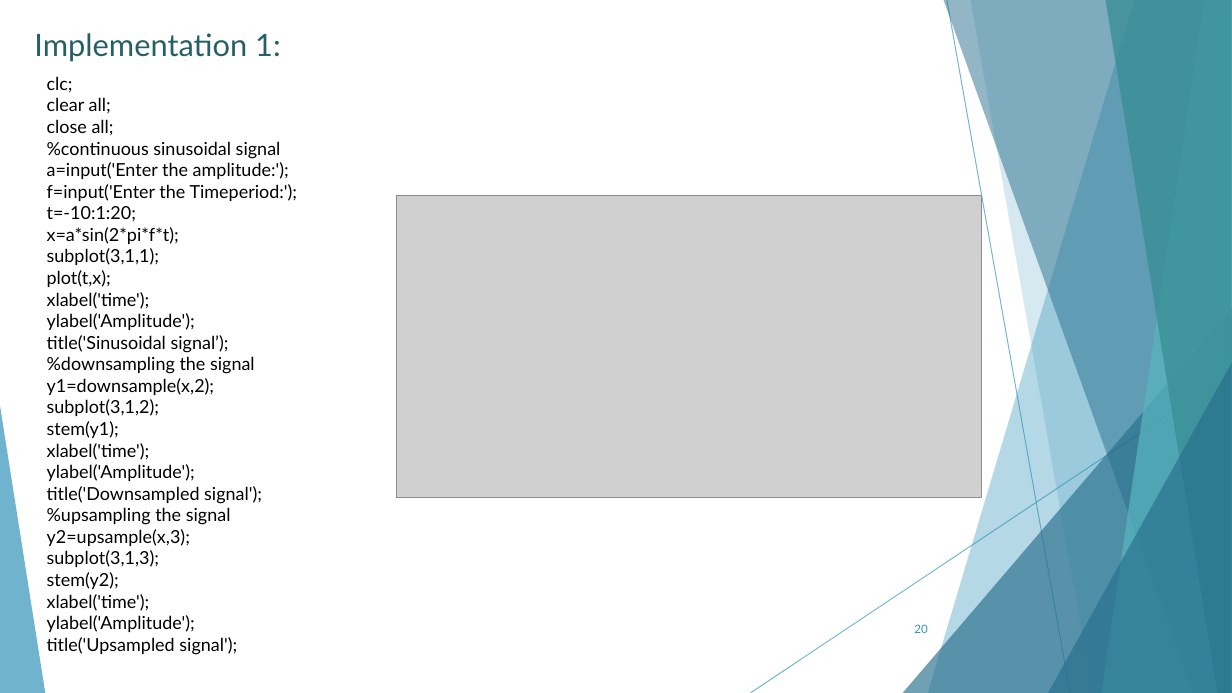
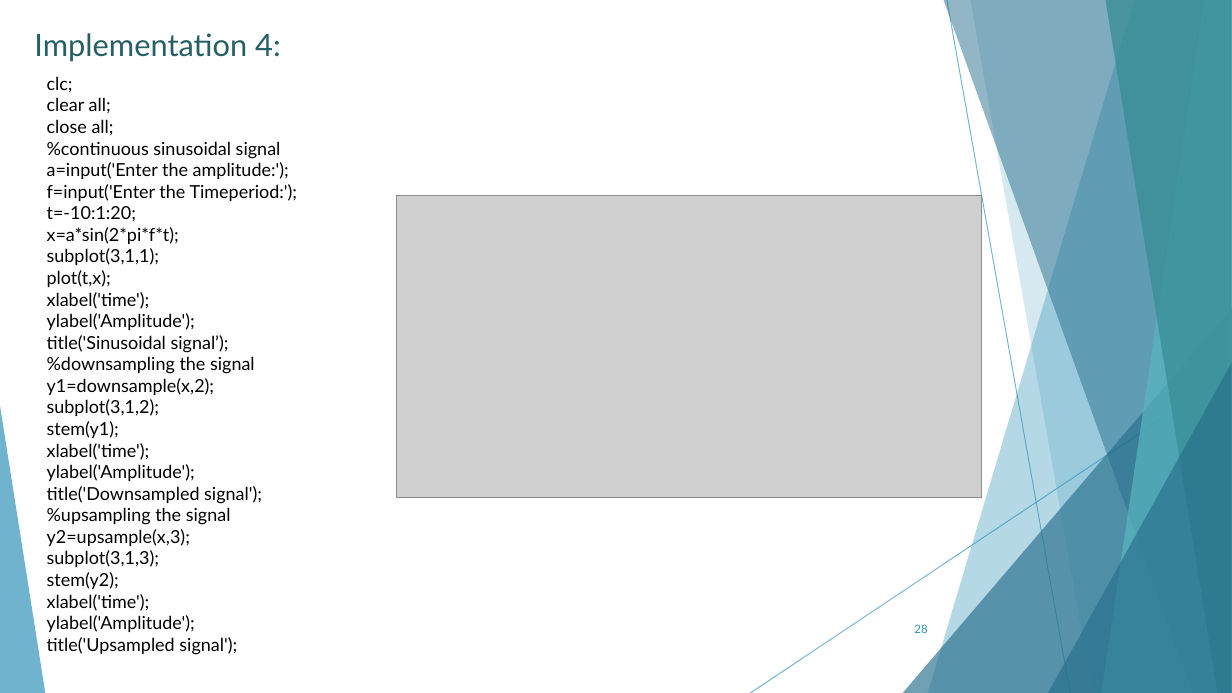
Before and after one commit to AhMjOU/DSP2, a slide deck: slide 28 of lec2.pptx (slide 20 before the commit). Drawn at 1232x693 pixels with LibreOffice and Linux fonts; fonts in the diff are those of the drawing; grey boxes stand for pictures. Boxes give left, top, right and bottom in pixels: in the first picture for what was removed or moved away, otherwise in the second. Text is boxed around its words. In the diff, an @@ line names an element or a change of style, - is before the commit and + after.

```diff
--- a/lec2.pptx
+++ b/lec2.pptx
@@ text at bbox=[34, 33, 281, 62]: text changed @@
-Implementation 1:
+Implementation 4:
@@ page number at bbox=[914, 624, 927, 633]: text changed @@
-20
+28
```
Also in this commit, not shown: 3 other slides changed, 8 slides added, 12 slides removed, 8 other files.
